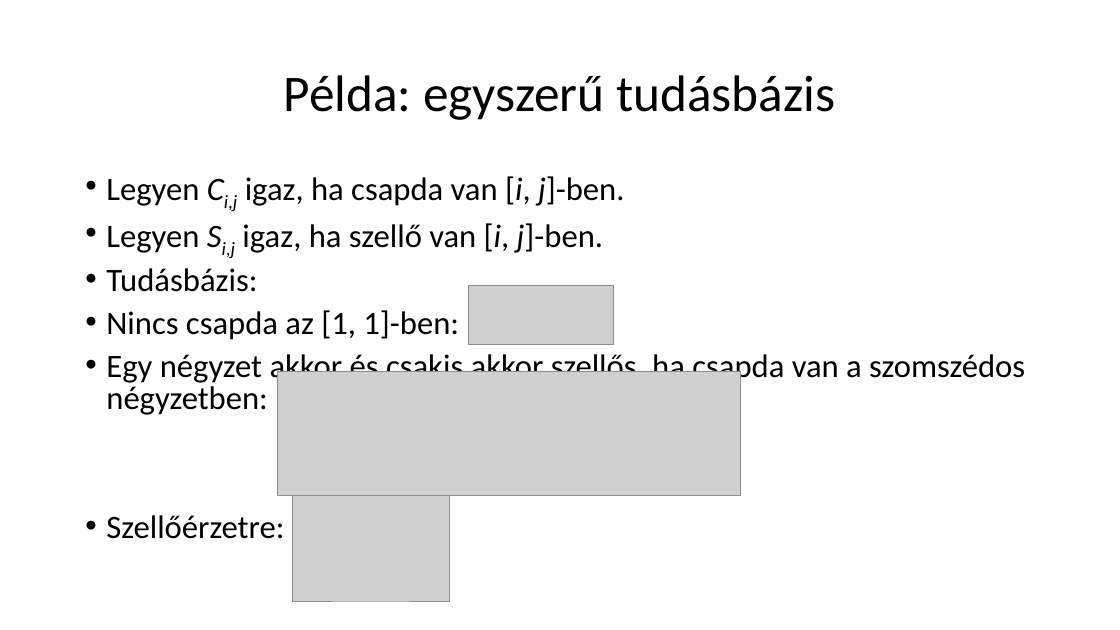
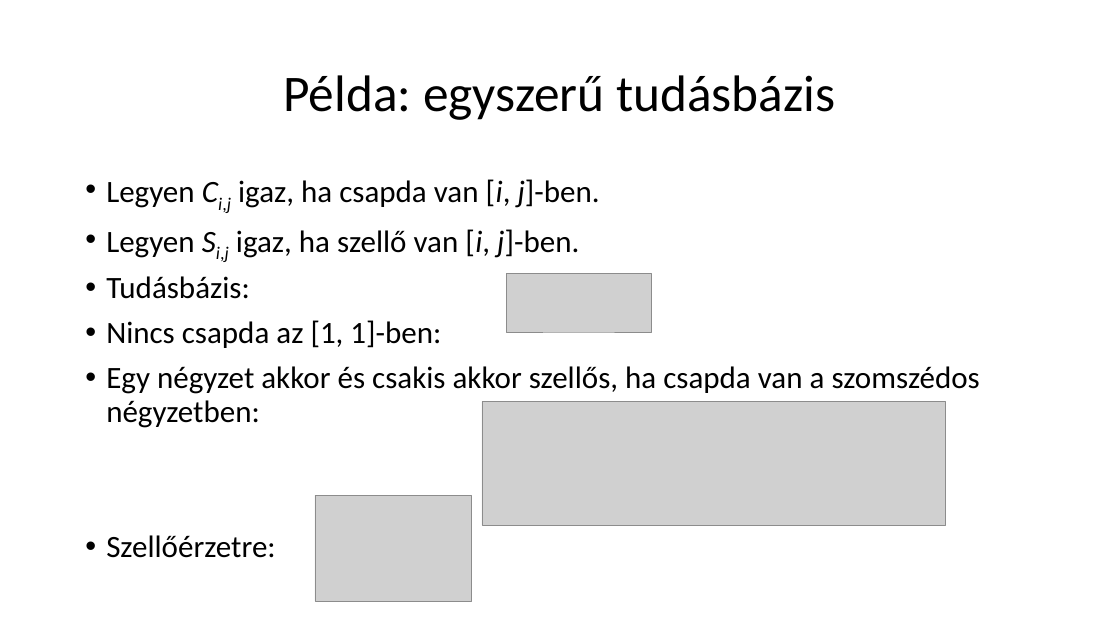
Before and after one commit to Pecneb/AdvancedC-, a slide deck: slide 26 of Eloadasok/SZE_MI/Logikai ágensek.pptx. Drawn at 1120x630 pixels with LibreOffice and Linux fonts; fonts in the diff are those of the drawing; grey boxes stand for pictures. Boxes give left, top, right and bottom in pixels: in the first picture for what was removed or moved away, otherwise in the second. Text is boxed around its words. In the diff, an @@ line names an element or a change of style, - is before the commit and + after.

```diff
--- a/Eloadasok/SZE_MI/Logikai ágensek.pptx
+++ b/Eloadasok/SZE_MI/Logikai ágensek.pptx
@@ text "Legyen Ci,j igaz, ha csapda ..." at [106, 179, 980, 558]: size 28 to 26.6 pt; line spacing 0.8 to 0.9 @@
@@ picture: place and size @@
-picture at [469, 286, 613, 344]
+picture at [507, 273, 651, 332]
@@ picture: place and size @@
-picture at [278, 372, 741, 496]
+picture at [482, 402, 945, 525]
@@ picture: place and size @@
-picture at [293, 496, 450, 602]
+picture at [315, 496, 471, 602]
```
Also in this commit, not shown: 28 other slides changed, 5 other files.
